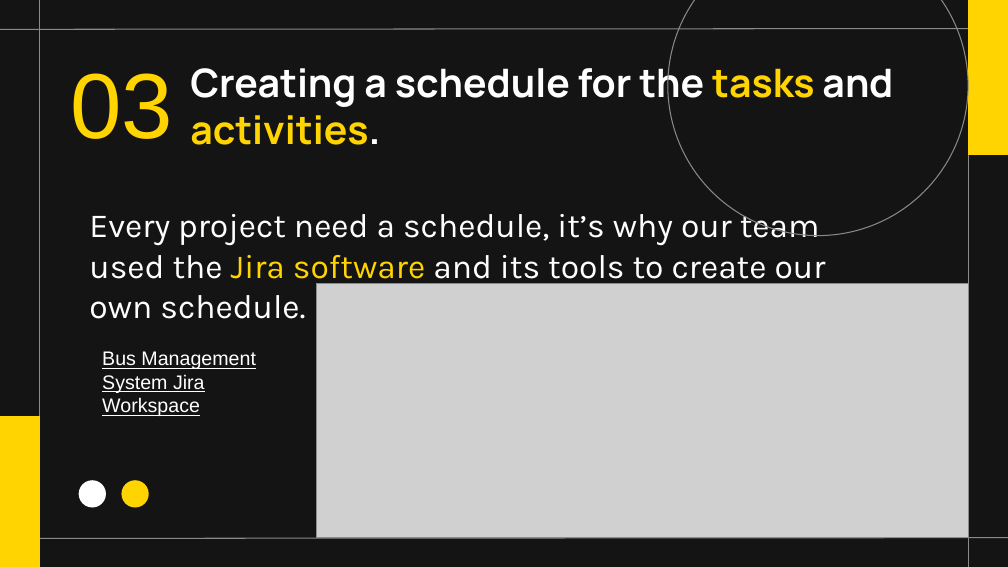
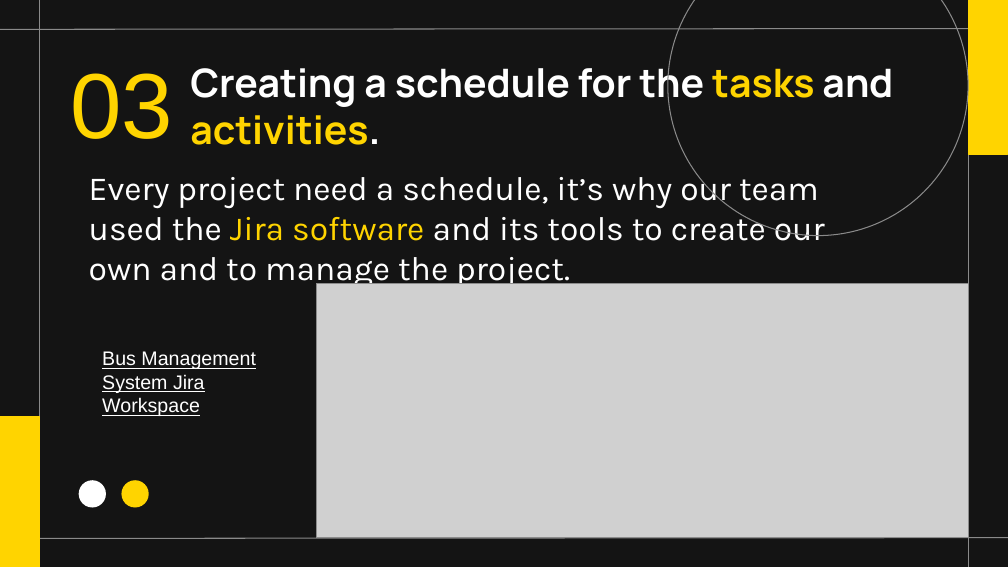
Before and after one commit to Nde-Dilan/ICT-UFALL, a slide deck: slide 7 of Software Architecture/CA Software Architecture.pptx. Drawn at 1008x567 pixels with LibreOffice and Linux fonts; fonts in the diff are those of the drawing; grey boxes stand for pictures. Boxes give left, top, right and bottom in pixels: in the first picture for what was removed or moved away, otherwise in the second. Text is boxed around its words. In the diff, an @@ line names an element or a change of style, - is before the commit and + after.

```diff
--- a/Software Architecture/CA Software Architecture.pptx
+++ b/Software Architecture/CA Software Architecture.pptx
@@ subtitle at [89,169,825,289]: text changed @@
-Every project need a schedule, it’s why our team used the Jira software and its tools to create our own schedule.
+Every project need a schedule, it’s why our team used the Jira software and its tools to create our own and to manage the project.
```
Also in this commit, not shown: 3 other slides changed, 28 other files.
